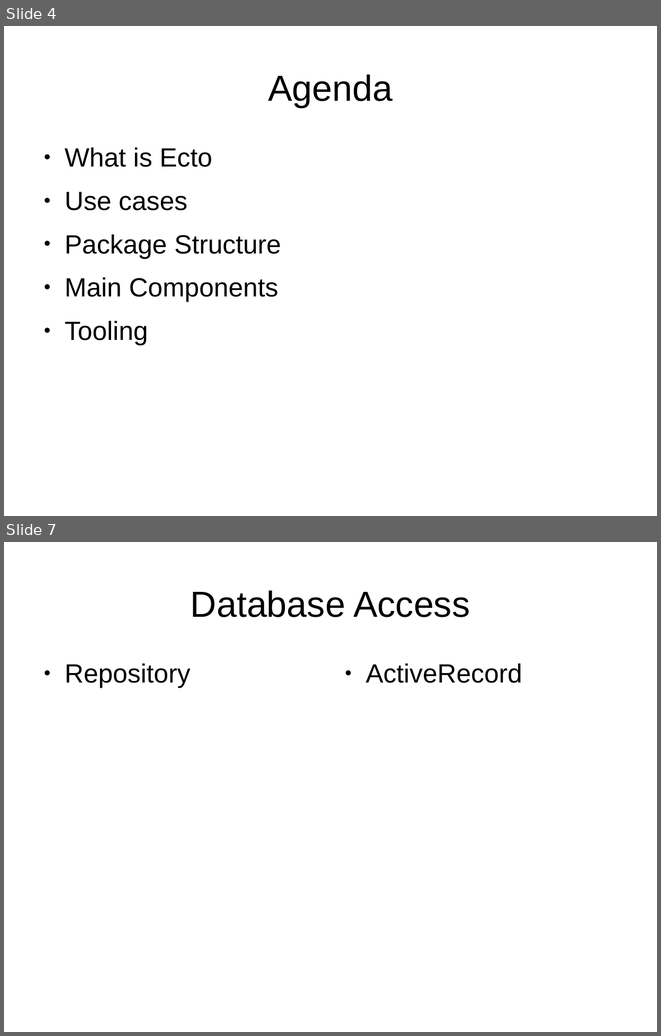
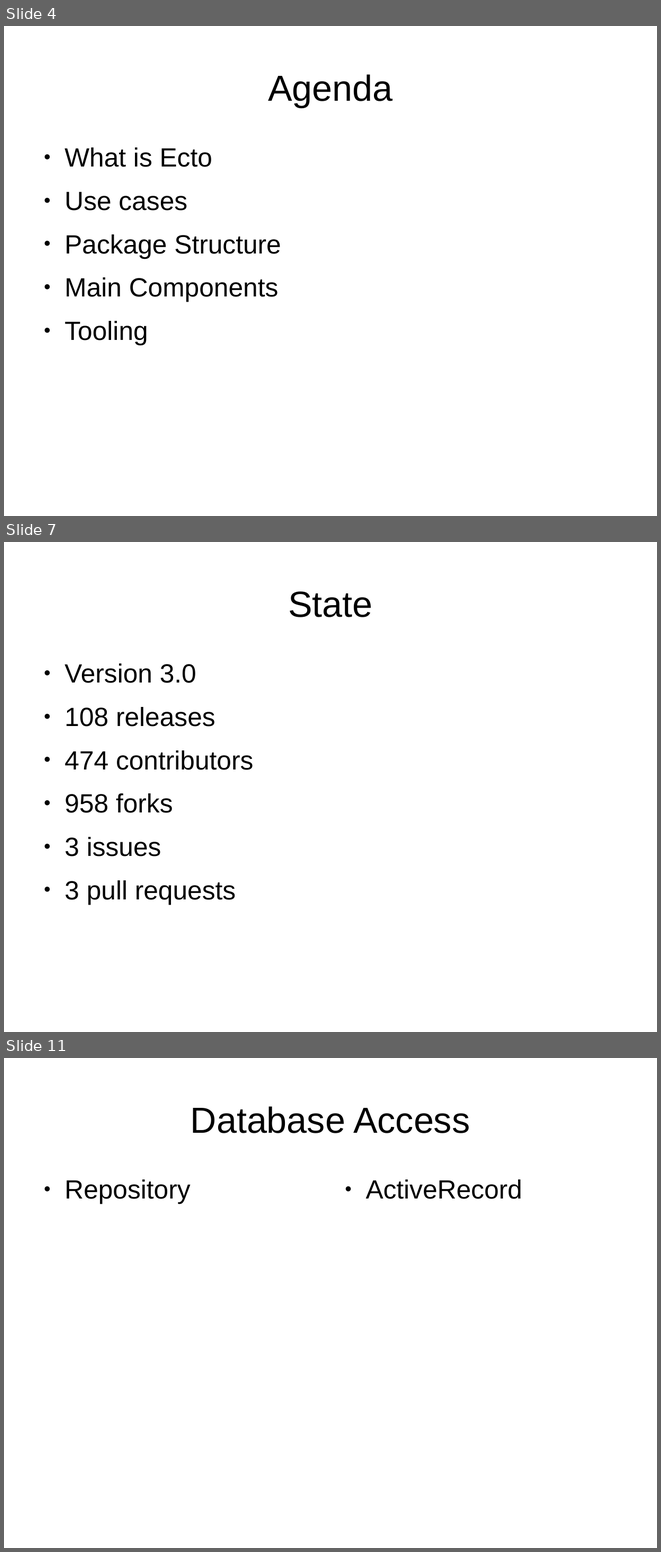
Before and after one commit to ramortegui/talks, a slide deck: odps/ecto.odp. Shown one above the other, each under a label of ours: slides 4 and 7 before the commit, slides 4, 7 and 11 after it; the slides between them are not shown. The pictures are 661x1036 and 661x1552 pixels, drawn with LibreOffice and Linux fonts; fonts in the diff are those of the drawing. Boxes give left, top, right and bottom in pixels: in the first picture for what was removed or moved away, otherwise in the second. Text is boxed around its words. In the diff, an @@ line names an element or a change of style, - is before the commit and + after.

Commit message:
Update title.

```diff
--- a/odps/ecto.odp
+++ b/odps/ecto.odp
@@ slide 7 added at (x1=4, y1=542, x2=657, y2=1032), background #FFFFFF @@
@@ title added at (x1=288, y1=591, x2=372, y2=617), 44 pt, text #000000 @@
+State
@@ text added at (x1=64, y1=663, x2=253, y2=904), 32 pt, text #000000 @@
+● Version 3.0
+● 108 releases
+● 474 contributors
+● 958 forks
+● 3 issues
+● 3 pull requests
@@ what was slide 7 is now slide 11 @@
```
Also in this commit, not shown: 5 slides changed, 4 other slides added.
